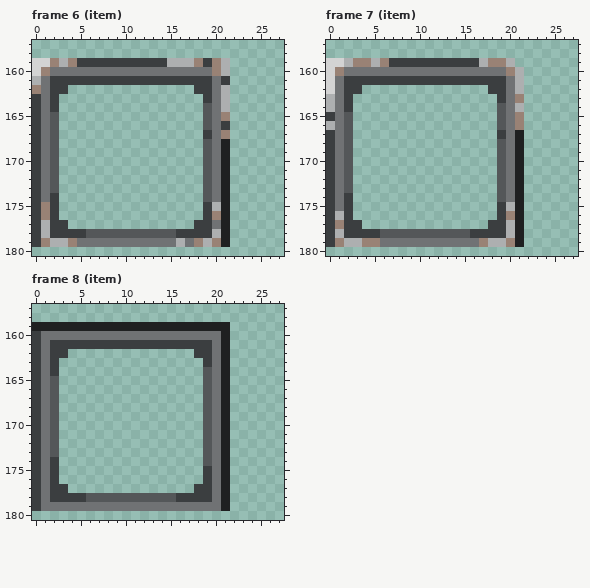
Pixel-art file, stored at PHPH/Assets/Imgae/ui/shop_test.aseprite. Above: the version before the commit.
272x181 pixels, 20 frames. Colours within 5 levels of each other are drawn and written as one. Shown: frame 6 (item): x 0..27, y 157..180; frame 7 (item): x 0..27, y 157..180; frame 8 (item): x 0..27, y 157..180. The commit also changed other frames, which this record leaves out.
After:
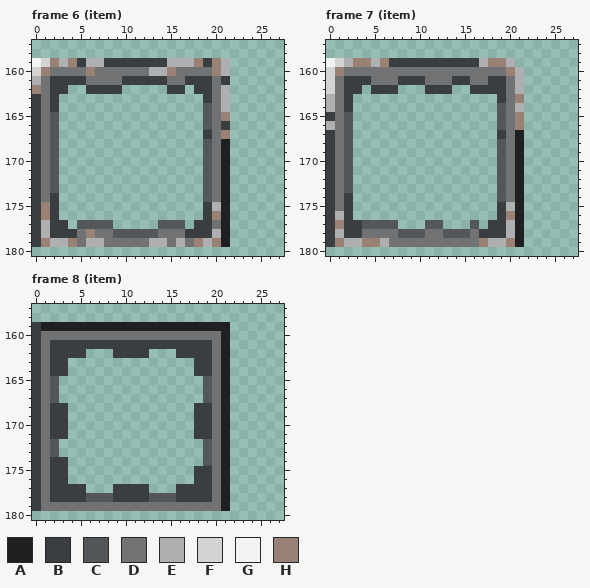
Palette (. is transparent): A #1f2021  B #3b3e40  C #545759  D #707274  E #adafb0  F #d3d3d3  G #f3f3f3  H #998275
What changed:
{"where": "frame 6 (item), layer \"Flattened\""}
{"frame":6,"y":159,"x":0,"old":"F","new":"G"}
{"frame":6,"y":159,"x":6,"old":"BB","new":"EE"}
{"frame":6,"y":160,"x":6,"old":"D","new":"H"}
{"frame":6,"y":160,"x":13,"old":"DDD","new":"EEH"}
{"frame":6,"y":161,"x":6,"old":"BBBB","new":"DDDD"}
{"frame":6,"y":161,"x":15,"old":"BB","new":"DD"}
{"frame":6,"y":162,"x":6,"old":"....","new":"BBBB"}
{"frame":6,"y":162,"x":15,"old":"..","new":"BB"}
{"frame":6,"y":177,"x":5,"old":"....","new":"CCCC"}
{"frame":6,"y":177,"x":14,"old":"...","new":"CCC"}
{"frame":6,"y":178,"x":5,"old":"BCCC","new":"DHDD"}
{"frame":6,"y":178,"x":14,"old":"CCB","new":"DDD"}
{"frame":6,"y":179,"x":6,"old":"DD","new":"EE"}
{"frame":6,"y":179,"x":13,"old":"DD","new":"EE"}
{"where": "frame 7 (item), layer \"Flattened\""}
{"frame":7,"y":159,"x":0,"old":"F","new":"G"}
{"frame":7,"y":161,"x":5,"old":"BBB","new":"DDD"}
{"frame":7,"y":161,"x":11,"old":"BBB","new":"DDD"}
{"frame":7,"y":161,"x":16,"old":"BB","new":"DD"}
{"frame":7,"y":162,"x":5,"old":"...","new":"BBB"}
{"frame":7,"y":162,"x":11,"old":"...","new":"BBB"}
{"frame":7,"y":162,"x":16,"old":"..","new":"BB"}
{"frame":7,"y":177,"x":4,"old":"....","new":"CCCC"}
{"frame":7,"y":177,"x":11,"old":"..","new":"CC"}
{"frame":7,"y":177,"x":16,"old":".","new":"C"}
{"frame":7,"y":178,"x":4,"old":"BBCC","new":"DDDD"}
{"frame":7,"y":178,"x":11,"old":"CC","new":"DD"}
{"frame":7,"y":178,"x":16,"old":"B","new":"D"}
{"frame":7,"y":179,"x":6,"old":"D","new":"E"}
{"where": "frame 8 (item), layer \"Flattened\""}
{"frame":8,"y":159,"x":0,"old":"A","new":"B"}
{"frame":8,"y":162,"x":4,"old":"..","new":"BB"}
{"frame":8,"y":162,"x":9,"old":"....","new":"BBBB"}
{"frame":8,"y":162,"x":16,"old":"..","new":"BB"}
{"frame":8,"y":163,"x":3,"old":".","new":"B"}
{"frame":8,"y":163,"x":18,"old":".","new":"B"}
{"frame":8,"y":164,"x":3,"old":".","new":"B"}
{"frame":8,"y":164,"x":18,"old":".C","new":"BB"}
{"frame":8,"y":168,"x":2,"old":"C.","new":"BB"}
{"frame":8,"y":168,"x":18,"old":".C","new":"BB"}
{"frame":8,"y":169,"x":2,"old":"C.","new":"BB"}
{"frame":8,"y":169,"x":18,"old":".C","new":"BB"}
{"frame":8,"y":170,"x":2,"old":"C.","new":"BB"}
{"frame":8,"y":170,"x":18,"old":".C","new":"BB"}
{"frame":8,"y":171,"x":2,"old":"C.","new":"BB"}
{"frame":8,"y":171,"x":18,"old":".C","new":"BB"}
{"frame":8,"y":174,"x":3,"old":".","new":"B"}
{"frame":8,"y":175,"x":3,"old":".","new":"B"}
{"frame":8,"y":175,"x":18,"old":".","new":"B"}
{"frame":8,"y":176,"x":3,"old":".","new":"B"}
{"frame":8,"y":176,"x":18,"old":".","new":"B"}
{"frame":8,"y":177,"x":4,"old":"..","new":"BB"}
{"frame":8,"y":177,"x":9,"old":"....","new":"BBBB"}
{"frame":8,"y":177,"x":16,"old":"..","new":"BB"}
{"frame":8,"y":178,"x":9,"old":"CCCC","new":"BBBB"}
